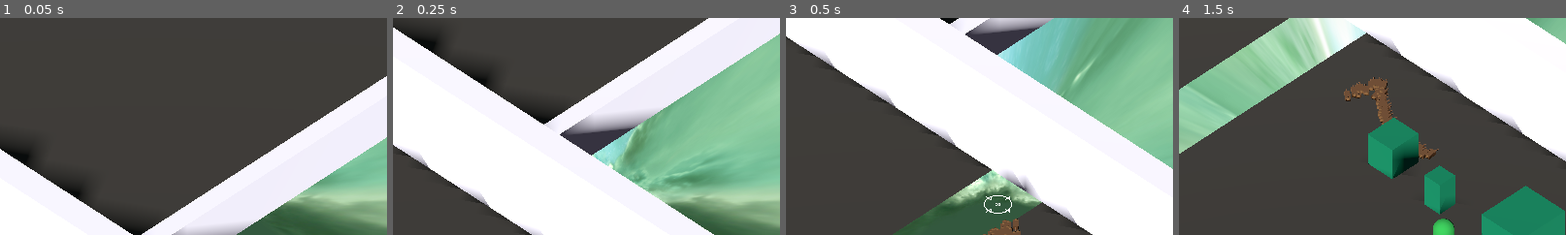
Above: before the commit, frames 1-4 (left to right).
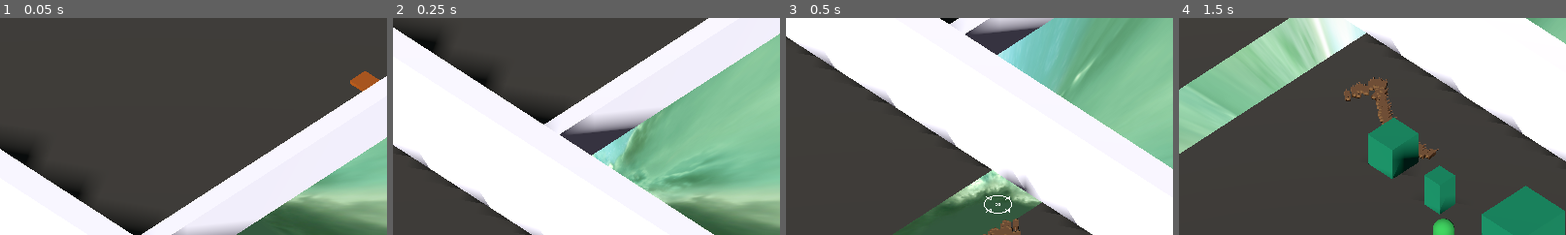
Above: after the commit, the same moments.

Repository: VirtuaIL/ZTGK-Prototyp
Game: Godot game, scene res://scenes/main.tscn
Two runs of this game, one before a commit and one after it. Both use one fixed random seed, a clock stepped at 60 frames per second and the inputs below.
Inputs (mouse positions are % of the whole screen's width and height, from its top left):
- Up to frame 1 (0.05 s): no input
- Up to frame 2 (0.25 s): no input
- Up to frame 3 (0.5 s): no input
- Up to frame 4 (1.5 s): tap Enter at 0.5 s; move the mouse to (72, 45) at 0.52 s; hold D (move_right) 0.53-1.25 s; hold Space (recall_rats) 0.53-1.25 s; click (72, 45) at 0.67 s; drag from (30, 55) to (45, 70) at 1.27 s
The pictures show only the part of the screen within x 23-73%, y 7-57%; the shares and areas given below are measured in that part.

The runs differ from the first frame. In frame 1, 0.4% of the frame differs, in the area x 90-98%, y 24-34%; in frame 2, nothing differs; in frame 3, nothing differs; in frame 4, nothing differs.

Commit message:
fix buttons

Diff:
--- a/scenes/main.tscn
+++ b/scenes/main.tscn
@@ -555,10 +555,10 @@
 transform = Transform3D(1, 0, 0, 0, 1, 0, 0, 0, 1, -27.385296, 0.02200041, -16.349964)
 
 [node name="button" parent="buttons" unique_id=435181818 instance=ExtResource("10_choun")]
-transform = Transform3D(1, 0, 0, 0, 1, 0, 0, 0, 1, -30.338669, 0, -3.9814587)
+transform = Transform3D(1, 0, 0, 0, 1, 0, 0, 0, 1, -30.338669, 0, 8.384188)
 
 [node name="button2" parent="buttons" unique_id=557643948 instance=ExtResource("10_choun")]
-transform = Transform3D(1, 0, 0, 0, 1, 0, 0, 0, 1, -11.580235, 0, -32.91748)
+transform = Transform3D(1, 0, 0, 0, 1, 0, 0, 0, 1, -3.8321114, 0, -22.567791)
 doorId = 1
 
 [node name="WallButton" parent="buttons" unique_id=1060861240 instance=ExtResource("14_a8y0u")]
